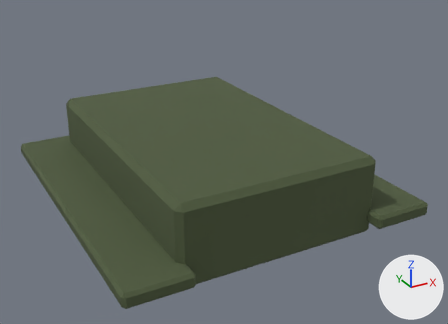
The glTF model assets/models/pvo_hull.glb as it was, and as the next commit left it.
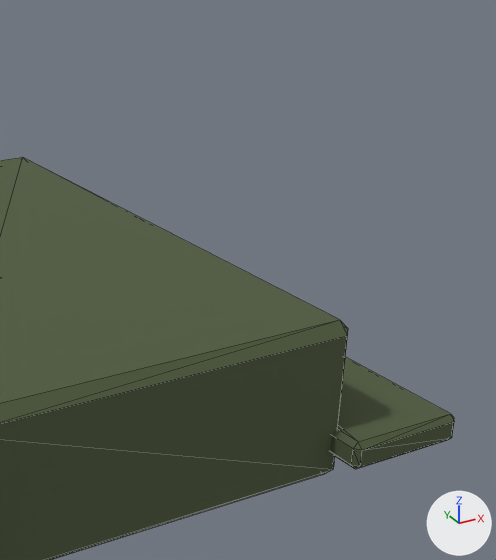
Each version is shown whole from a 50 mm camera at (-0.965, -1.916, 1.267) aimed at (0.029, -0.108, 0.363), then close up on the part from 46% to 100% of the width and 0% to 84% of the height. The lights are fixed; the arrows at lower right show +X, +Y and +Z. The first two pictures are the older version. The close-ups show mesh edges as thin lines. Vertices at exactly the same position are counted once.

Names of what the first close-up shows: 'pvo_hull'.
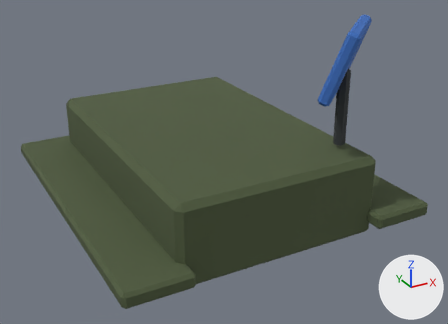
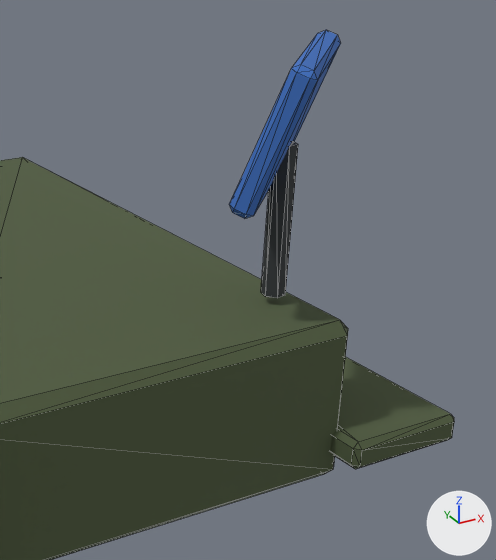
What changed in the scene script:
```text
Change me_pvo_hull_011:
    used by ob_pvo_hull; location = (0.0, 0.0, 0.0)
    remove me_pvo_hull_011.from_pydata(...)  # 72 vertices, 132 faces; spans x -0.55..0.55, y -0.61..0.61, z 0.2..0.48
    add me_pvo_hull_011.from_pydata(...)  # 108 vertices, 196 faces; spans x -0.55..0.55, y -0.61..0.61, z 0.2..0.896
    me_pvo_hull_011 part 1: a new loose piece, a 6-sided cylinder along z spanning x 0.273..0.312, y -0.44..-0.402, z 0.495..0.745, in mat_palette (picture img_palette)
    me_pvo_hull_011 part 2: a new loose piece of 24 vertices spanning x 0.15..0.435, y -0.557..-0.285, z 0.664..0.896, in mat_palette (picture img_palette)
```

Where the change shows, as pixel boxes (x1, y1, x2, y2) in the close-ups (496 x 560 px):
'pvo_hull', reshaped: before (0, 157, 454, 560); after (0, 30, 454, 560)
part 1 of me_pvo_hull_011, added: after (261, 141, 298, 298)
part 2 of me_pvo_hull_011, added (blue): after (229, 30, 341, 219)
